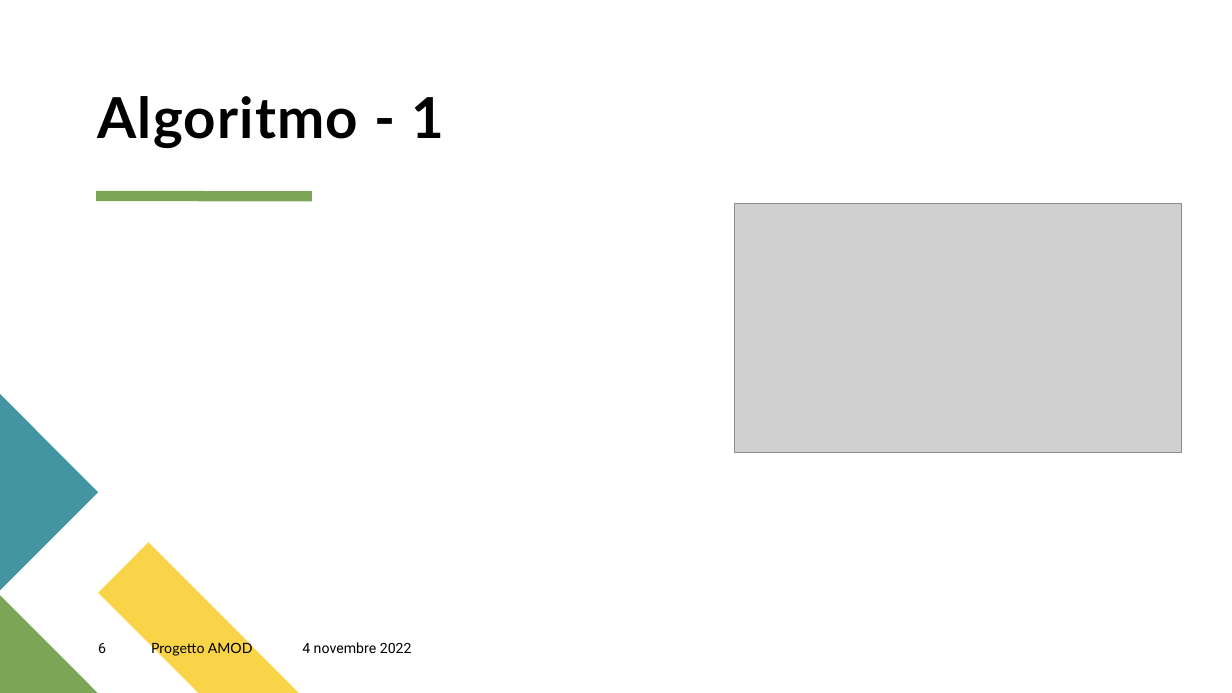
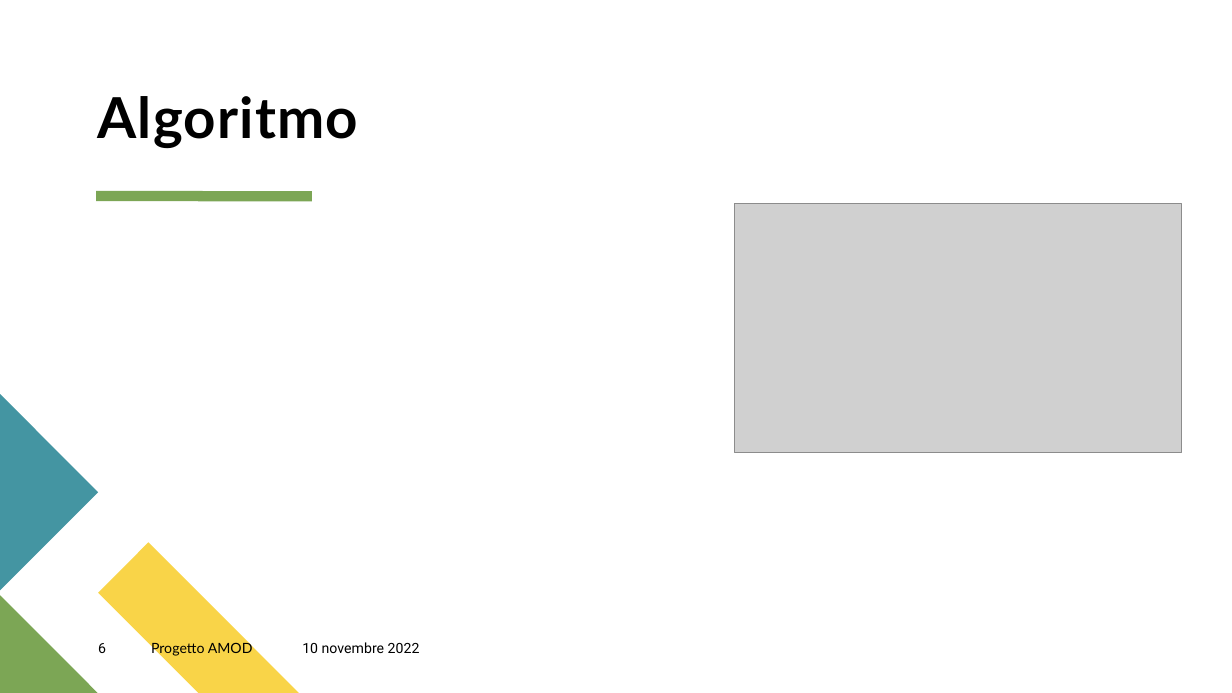
Before and after one commit to GiulioAppetito/Progetto-AMOD-21-22, a slide deck: slide 6 of Presentazione Progetto AMOD.pptx. Drawn at 1232x693 pixels with LibreOffice and Linux fonts; fonts in the diff are those of the drawing; grey boxes stand for pictures. Boxes give left, top, right and bottom in pixels: in the first picture for what was removed or moved away, otherwise in the second. Text is boxed around its words. In the diff, an @@ line names an element or a change of style, - is before the commit and + after.

```diff
--- a/Presentazione Progetto AMOD.pptx
+++ b/Presentazione Progetto AMOD.pptx
@@ title at (x1=97, y1=96, x2=358, y2=149): text changed @@
-Algoritmo - 1
+Algoritmo
@@ text at (x1=302, y1=642, x2=420, y2=653): text changed @@
-4 novembre 2022
+10 novembre 2022
```
Also in this commit, not shown: 17 other slides changed, 4 slides added, 9 slides removed.
